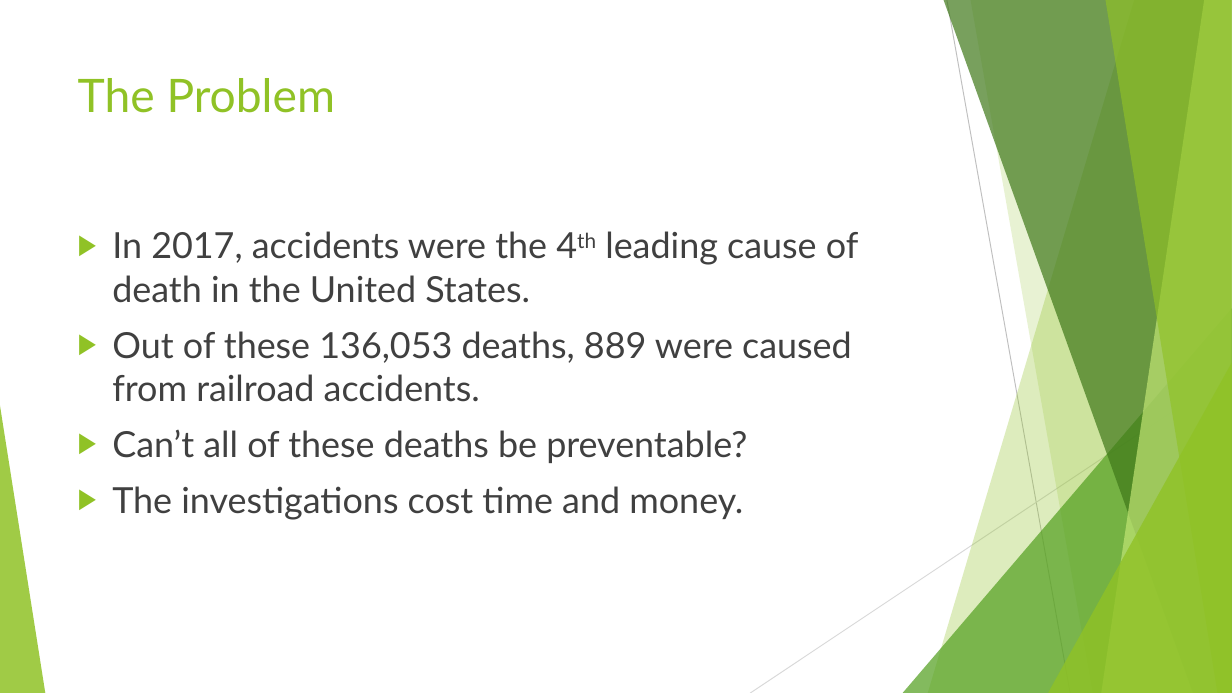
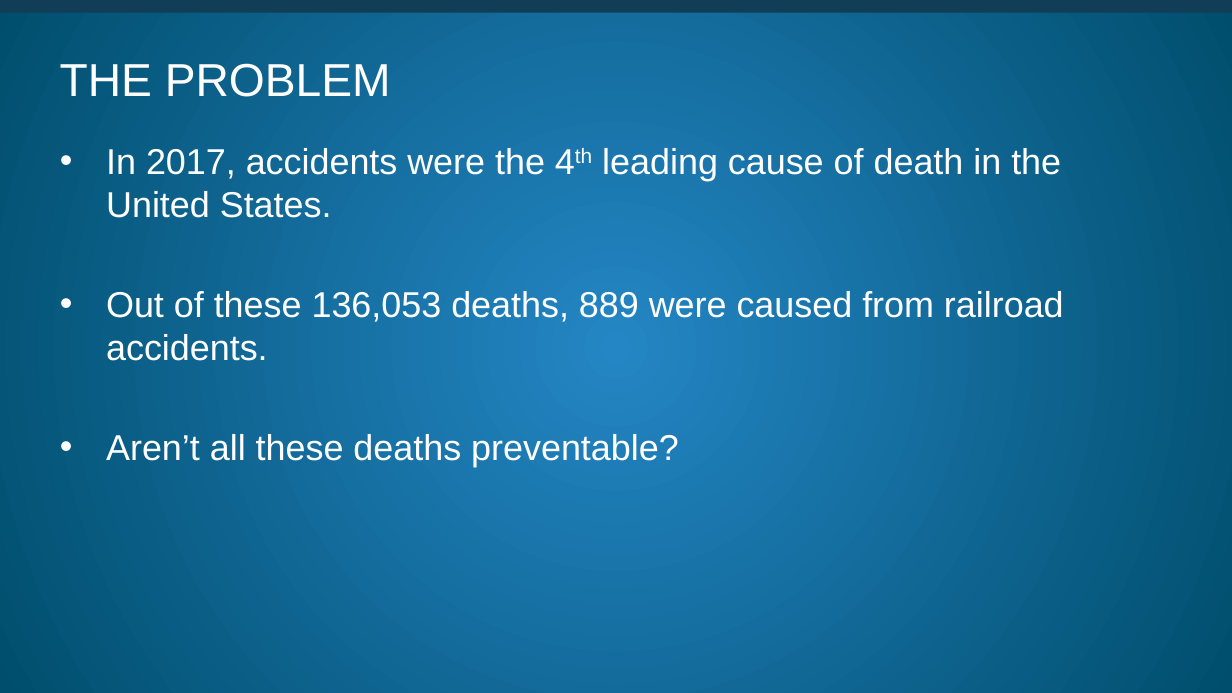
Before and after one commit to littlesiagoy/Springboard-Capstone-2, a slide deck: slide 2 of Capstone 2 Slidedeck.pptx. Drawn at 1232x693 pixels with LibreOffice and Linux fonts; fonts in the diff are those of the drawing. Boxes give left, top, right and bottom in pixels: in the first picture for what was removed or moved away, otherwise in the second. Text is boxed around its words. In the diff, an @@ line names an element or a change of style, - is before the commit and + after.

```diff
--- a/Capstone 2 Slidedeck.pptx
+++ b/Capstone 2 Slidedeck.pptx
@@ background #FFFFFF to gradient #2486C4 to #004E6D @@
@@ rectangle added at (0,0,1232,4), fill #B3E900 @@
@@ rectangle added at (0,0,1232,13), fill #113E56 @@
@@ title at (60,63,391,97): text changed; font Lato to Arial; text colour #90C226 to #FFFFFF @@
-The Problem
+THE PROBLEM
@@ text "In 2017, accidents were the ...": place and size @@
-text "In 2017, accidents were the ..." at (112,231,859,520)
+text "In 2017, accidents were the ..." at (106,148,1064,467)
@@ text at (106,148,1064,361): font Lato to Arial, text colour #404040 to #FFFFFF in "In 2017, accidents were the 4th leading ...", "Out of these 136,053 deaths, 889 were ..."; bullet ▶ to •; less space between paragraphs @@
@@ group removed at (0,0,1232,693): 5 freeform shapes, 3 triangles, 2 lines @@
@@ text at (106,434,679,467): text changed; font Lato to Arial; text colour #404040 to #FFFFFF @@
-▶ Can’t all of these deaths be preventable?
-▶ The investigations cost time and money.
+• Aren’t all these deaths preventable?
```
Also in this commit, not shown: 8 other slides changed, 6 slides added, 4 slides removed, 9 other files.
